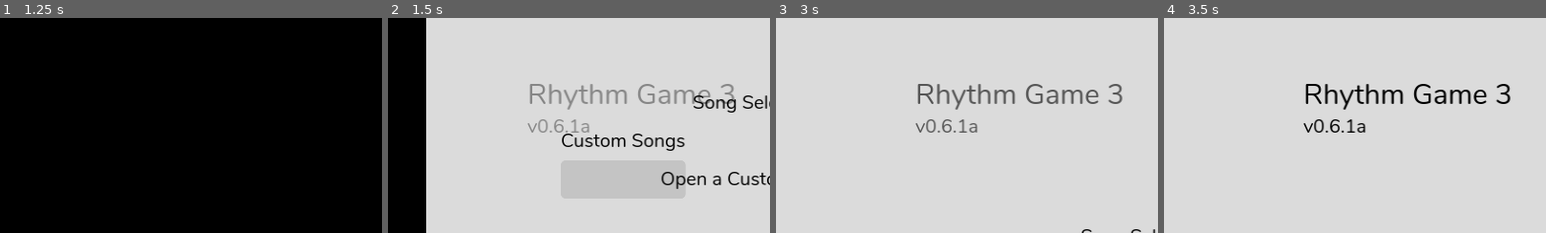
Above: before the commit, frames 1-4 (left to right).
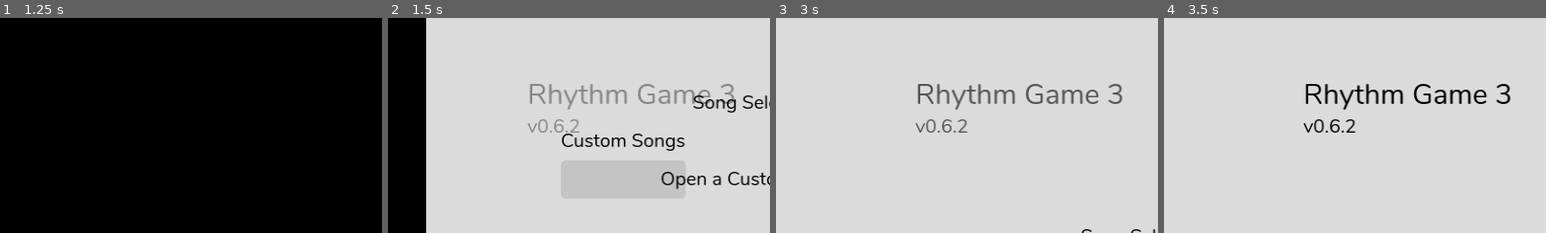
Above: after the commit, the same moments.

Repository: RedSatura/rhythm-game-3
Game: Godot game, scene res://scenes/editor/song_editor.tscn
Two runs of this game, one before a commit and one after it. Both use one fixed random seed, a clock stepped at 60 frames per second and the inputs below. This scene is started directly instead of the project's main scene. Sound files missing from this copy of the repository are replaced by a short silence.
Inputs (mouse positions are % of the whole screen's width and height, from its top left):
- Up to frame 1 (1.25 s): click (98, 4) at 0.5 s
- Up to frame 2 (1.5 s): click "Play" at 1.25 s
- Up to frame 3 (3 s): click "Open a Custom Song" at 2 s; click "X" at 2.75 s
- Up to frame 4 (3.5 s): no input
The pictures show only the part of the screen within x 2-52%, y 24-74%; the shares and areas given below are measured in that part.

Frame 1 is identical in both runs. In frame 2, 0.1% of the frame differs, in the area x 47-53%, y 47-54%; in frame 3, 0.1%; in frame 4, 0.2%.

Commit message:
minor performance improvements, change note texture, bugfixes

Diff:
--- a/scenes/note_lane/grouped_note_lanes.gd
+++ b/scenes/note_lane/grouped_note_lanes.gd
@@ -22,7 +22,6 @@
 @onready var note_lane_4: Node = $NoteLanes/NoteLane4
 
 @onready var note_feedback_label: Node = $UI/NoteFeedbackLabel
-@onready var effect_manager: Node = $UI/EffectManager
 
 @onready var ui: Node = $UI
 
@@ -61,8 +60,6 @@
 	set_note_lane_identifier_colors()
 	set_lane_idenitifier_data()
 	set_children_identifiers()
-	effect_manager.lane_identifier = lane_identifier
-	effect_manager.difficulty = cpu_difficulty
 
 #i have sinned against programming best practices
 func process_effect(target: int, effect: int) -> void:
--- a/scenes/note_lane/grouped_note_lanes.tscn
+++ b/scenes/note_lane/grouped_note_lanes.tscn
@@ -1,11 +1,10 @@
-[gd_scene load_steps=7 format=3 uid="uid://cjmw7flxngjsm"]
+[gd_scene load_steps=6 format=3 uid="uid://cjmw7flxngjsm"]
 
 [ext_resource type="Script" path="res://scenes/note_lane/grouped_note_lanes.gd" id="1_i6bsn"]
 [ext_resource type="PackedScene" uid="uid://cxhghnc6fqebu" path="res://scenes/note_lane/note_lane.tscn" id="2_hciq1"]
 [ext_resource type="Theme" uid="uid://8awncr10kw81" path="res://styles/dark_theme.tres" id="3_lif60"]
 [ext_resource type="Script" path="res://scenes/stage/ui/results/results_handler.gd" id="4_3f8kl"]
 [ext_resource type="PackedScene" uid="uid://xamq4vqi72yj" path="res://scenes/ui/note_feedback_label/note_feedback_label.tscn" id="4_skl7c"]
-[ext_resource type="PackedScene" uid="uid://dqqtrh5ubk3py" path="res://scenes/note_lane/effect_manager/effect_manager.tscn" id="6_h7pjk"]
 
 [node name="NoteLanes" type="Node2D"]
 process_mode = 1
@@ -181,10 +180,4 @@
 text = "Good
 x20"
 
-[node name="EffectManager" parent="UI" instance=ExtResource("6_h7pjk")]
-offset_left = 64.0
-offset_top = 128.0
-offset_right = 448.0
-offset_bottom = 256.0
-
 [connection signal="timeout" from="UI/Results/VisibilityTimer" to="UI/Results" method="_on_visiblity_timer_timeout"]
--- a/scenes/title/title_screen.gd
+++ b/scenes/title/title_screen.gd
@@ -54,7 +54,8 @@
 	elif ResourceLoader.exists(GlobalData.song_info["audio_src"]):
 		song_previewer.stream = ResourceLoader.load(GlobalData.song_info["audio_src"])
 
-	song_previewer.play()
+	if song_previewer:
+		song_previewer.play()
 
 func reset_to_defaults() -> void:
 	pass
--- a/scenes/title/title_screen.tscn
+++ b/scenes/title/title_screen.tscn
@@ -54,7 +54,7 @@
 offset_right = 640.0
 offset_bottom = 373.0
 theme_override_font_sizes/font_size = 32
-text = "v0.6.1a"
+text = "v0.6.2"
 
 [node name="Play" type="Button" parent="UI/TitleObjects"]
 layout_mode = 0
--- /dev/null
+++ b/scenes/tutorial/tutorial.gd
@@ -0,0 +1,22 @@
+extends Control
+
+var tutorial_messages: Array[String] = [
+	"Welcome to Rhythm Game 3!",
+	"Notes are white circles that move across the screen.",
+	"Align the note with the grey circle on time to hit it!",
+	"Next, we will introduce hold notes.",
+	"Hold the note until it finishes!",
+	"You have completed the tutorial. Enjoy!",
+]
+
+@export var tutorial_enabled: bool = true
+
+func _ready() -> void:
+	SignalHandler.connect("beat_occured", Callable(self, "beat_occured"))
+	SignalHandler.connect("note_hit", Callable(self, "note_hit"))
+
+func beat_occured(_pos: int) -> void:
+	var tween: Tween = get_tree().create_tween()
+
+func note_hit(_grade: String, _source: int) -> void:
+	pass
--- /dev/null
+++ b/scenes/tutorial/tutorial.tscn
@@ -0,0 +1,22 @@
+[gd_scene load_steps=3 format=3 uid="uid://7q7nglnbi54f"]
+
+[ext_resource type="Script" path="res://scenes/tutorial/tutorial.gd" id="1_7tus8"]
+[ext_resource type="Theme" uid="uid://8awncr10kw81" path="res://styles/dark_theme.tres" id="1_i4gwr"]
+
+[node name="Tutorial" type="Control"]
+layout_mode = 3
+anchors_preset = 0
+offset_right = 576.0
+offset_bottom = 256.0
+theme = ExtResource("1_i4gwr")
+script = ExtResource("1_7tus8")
+
+[node name="Label" type="Label" parent="."]
+layout_mode = 0
+offset_right = 512.0
+offset_bottom = 128.0
+theme_override_font_sizes/font_size = 48
+text = "test messages"
+horizontal_alignment = 1
+vertical_alignment = 1
+autowrap_mode = 2
Binary file added: assets/textures/note_bg (copy).png
Not shown, added: assets/textures/note_bg (copy).png.import
Binary file changed: assets/textures/note_bg.png
